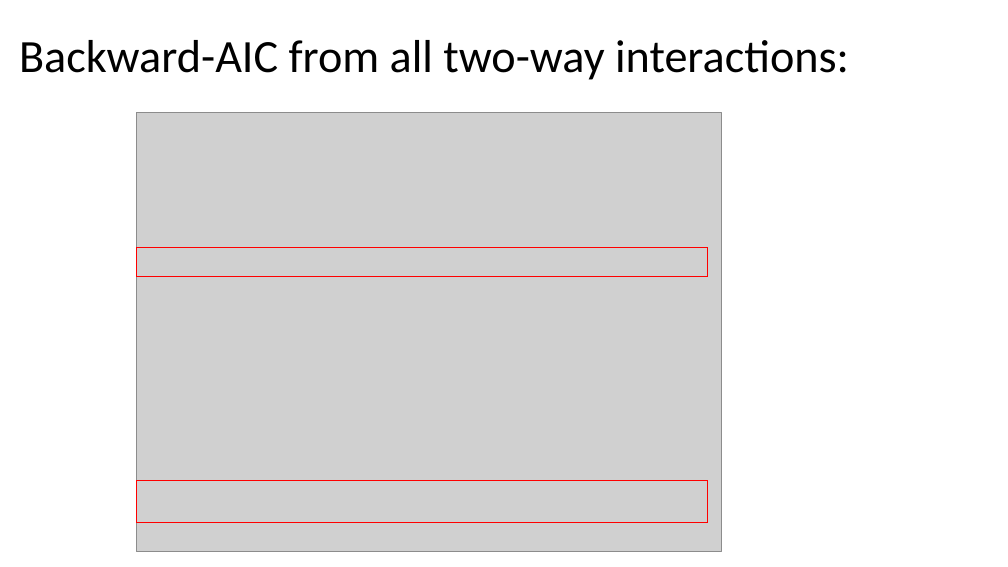
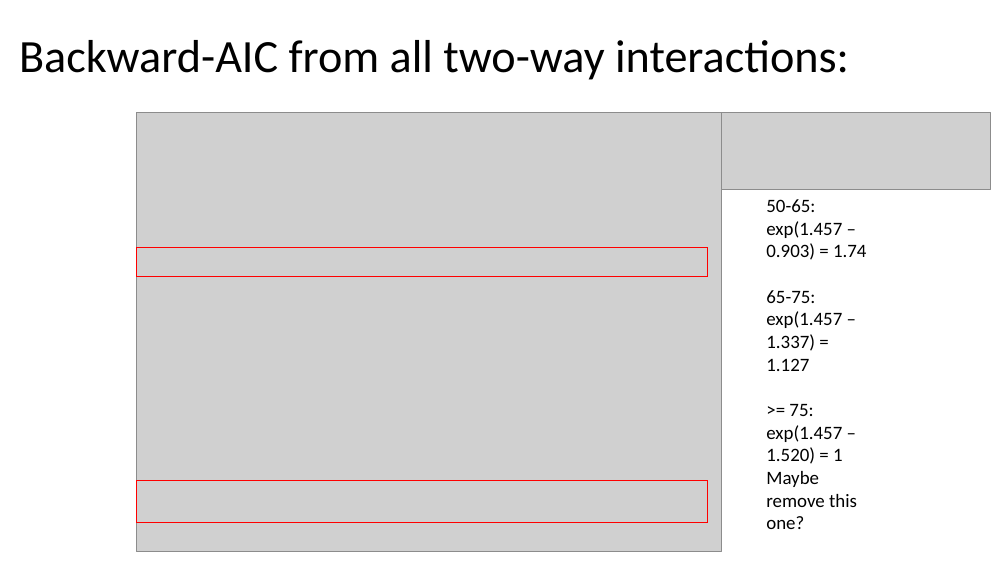
Before and after one commit to FDUguchunhui/cancer, a slide deck: slide 2 of pre/Presentation1.pptx. Drawn at 1008x567 pixels with LibreOffice and Linux fonts; fonts in the diff are those of the drawing; grey boxes stand for pictures. Boxes give left, top, right and bottom in pixels: in the first picture for what was removed or moved away, otherwise in the second. Text is boxed around its words. In the diff, an @@ line names an element or a change of style, - is before the commit and + after.

```diff
--- a/pre/Presentation1.pptx
+++ b/pre/Presentation1.pptx
@@ picture added at box(721, 113, 991, 190) @@
@@ text added at box(766, 199, 866, 529), 18 pt, text #000000 @@
+50-65: exp(1.457 – 0.903) = 1.74
+65-75: exp(1.457 – 1.337) = 1.127
+>= 75: exp(1.457 – 1.520) = 1
+Maybe remove this one?
```
Also in this commit, not shown: 5 slides added, 5 other files.
